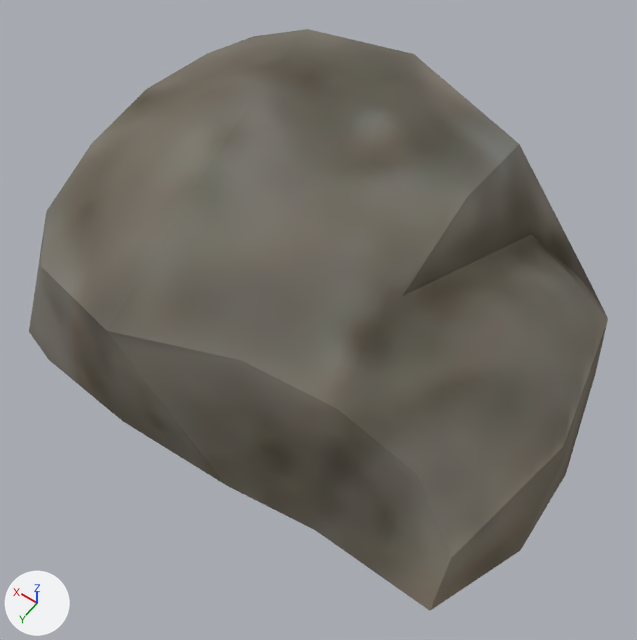
What one commit did to the Blender file models/rocks/small_rock_02.blend.
Rendered twice from a camera (50 mm lens) standing at (-0.169, 0.315, 0.415) and looking at (0.005, 0.07, 0.03). The lights are fixed; the arrows at lower left show +X, +Y and +Z. The picture after the commit comes second.

Script lines for the objects in view, before the commit:
```python
mat_mat_rocks_small_001 = bpy.data.materials.new('mat_rocks_small.001')
mat_mat_rocks_small_001.use_nodes = True; mat_mat_rocks_small_001.node_tree.nodes.clear()
_N = mat_mat_rocks_small_001.node_tree.nodes; _L = mat_mat_rocks_small_001.node_tree.links
n0 = _N.new('ShaderNodeOutputMaterial'); n0.name = 'Material Output'
n1 = _N.new('ShaderNodeBsdfDiffuse'); n1.name = 'Diffuse BSDF'
n2 = _N.new('ShaderNodeTexImage'); n2.name = 'Image Texture'
n2.image = img_rocks_small_png_001
n3 = _N.new('ShaderNodeNormalMap'); n3.name = 'Normal Map'
n4 = _N.new('ShaderNodeTexImage'); n4.name = 'Image Texture.001'
n4.image = img_rocks_small_norm_png_001
_L.new(n1.outputs[0], n0.inputs[0])  # 'BSDF' to 'Surface'
_L.new(n4.outputs[0], n3.inputs[1])  # 'Color' to 'Color'
_L.new(n2.outputs[0], n1.inputs[0])  # 'Color' to 'Color'
_L.new(n3.outputs[0], n1.inputs[2])  # 'Normal' to 'Normal'
me_rocks_small_test_009 = bpy.data.meshes.new('rocks_small_test.009')
me_rocks_small_test_009.from_pydata(...)  # 45 vertices, 51 faces; spans x -0.297..0.239, y -0.243..0.205, z -0.075..0.118
me_rocks_small_test_009.materials.append(mat_mat_rocks_small_001)
ob_rocks_small_part_05 = bpy.data.objects.new('rocks_small_part_05', me_rocks_small_test_009)
ob_rocks_small_part_05.location = (0.0348, 0.045, 0.0458)
ob_rocks_small_part_05.scale = (0.61, 0.61, 0.61)
```
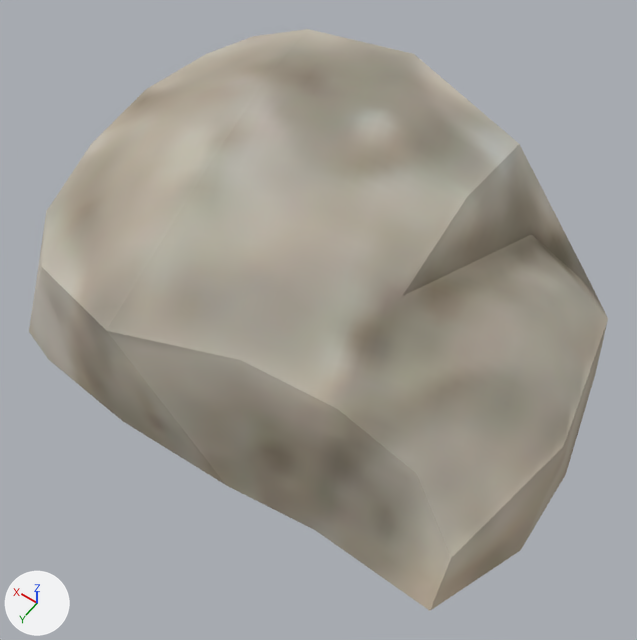
The change, as a list of edits to the scene's bpy script:
```text
Change mat_mat_rocks_small_001:
    add n5 = _N.new('ShaderNodeMixRGB'); n5.name = 'InventoryVisibility'
    add n5.blend_type = 'MULTIPLY'
    add n5.inputs[0].default_value = 1.0  # 'Factor'
    add n5.inputs[2].default_value = (2.5, 2.5, 2.5, 1.0)  # 'Color2', white #ffffff
    where n2 = _N.new('ShaderNodeTexImage'); n2.name = 'Image Texture'
    where n1 = _N.new('ShaderNodeBsdfDiffuse'); n1.name = 'Diffuse BSDF'
    remove _L.new(n2.outputs[0], n1.inputs[0])  # 'Color' to 'Color'
    add _L.new(n2.outputs[0], n5.inputs[1])  # 'Color' to 'Color1'
    add _L.new(n5.outputs[0], n1.inputs[0])  # 'Color' to 'Color'
```

Location of each change, [x1, y1, x2, y2] in pixels of the pictures (637 x 640 px):
'rocks_small_part_05', recoloured (lighter): [29, 29, 608, 611] in both
